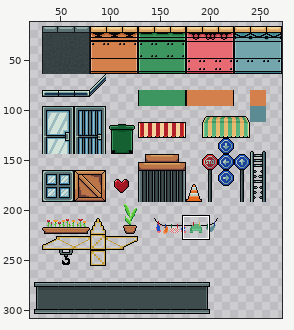
Sprite sheet: resources/level_2/tileset_city_free.png. Above: a wide view before the commit, with the close-up outlined.
Close-up. Earlier state:
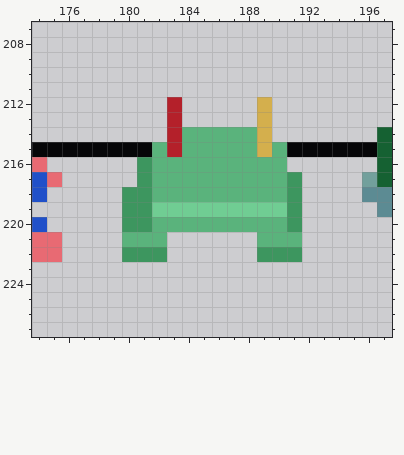
The file is 272x336 pixels. Pixels under 10% opacity are left out. Colours within 5 levels of each other are drawn and written as one. Shown: x 174..197, y 207..227. The wide view leaves out empty margins. The commit also changed other parts of the picture, which this record leaves out.
Now the later version:
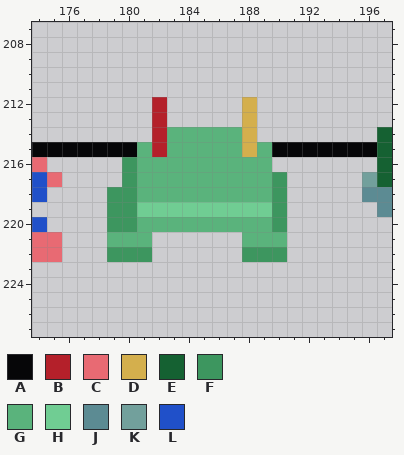
Palette (. is transparent): A #060608  B #b4202a  C #e86a73  D #d4af4d  E #156132  F #3d965f  G #5ab37c  H #70cd93  J #5c8b93  K #72a09c  L #2050c9
Change:
{"y":212,"x":182,"old":".B","new":"B."}
{"y":212,"x":188,"old":".D","new":"D."}
{"y":213,"x":182,"old":".B","new":"B."}
{"y":213,"x":188,"old":".D","new":"D."}
{"y":214,"x":182,"old":".B","new":"BG"}
{"y":214,"x":188,"old":"GD","new":"D."}
{"y":215,"x":181,"old":"AGB","new":"GBG"}
{"y":215,"x":188,"old":"GDG","new":"DGA"}
{"y":216,"x":180,"old":".F","new":"FG"}
{"y":216,"x":190,"old":"G","new":"."}
{"y":217,"x":180,"old":".F","new":"FG"}
{"y":217,"x":190,"old":"GF","new":"F."}
{"y":218,"x":179,"old":".","new":"F"}
{"y":218,"x":181,"old":"F","new":"G"}
{"y":218,"x":190,"old":"GF","new":"F."}
{"y":219,"x":179,"old":".","new":"F"}
{"y":219,"x":181,"old":"F","new":"H"}
{"y":219,"x":190,"old":"HF","new":"F."}
{"y":220,"x":179,"old":".","new":"F"}
{"y":220,"x":181,"old":"F","new":"G"}
{"y":220,"x":190,"old":"GF","new":"F."}
{"y":221,"x":179,"old":".","new":"G"}
{"y":221,"x":182,"old":"G","new":"."}
{"y":221,"x":188,"old":".","new":"G"}
{"y":221,"x":191,"old":"G","new":"."}
{"y":222,"x":179,"old":".","new":"F"}
{"y":222,"x":182,"old":"F","new":"."}
{"y":222,"x":188,"old":".","new":"F"}
{"y":222,"x":191,"old":"F","new":"."}
